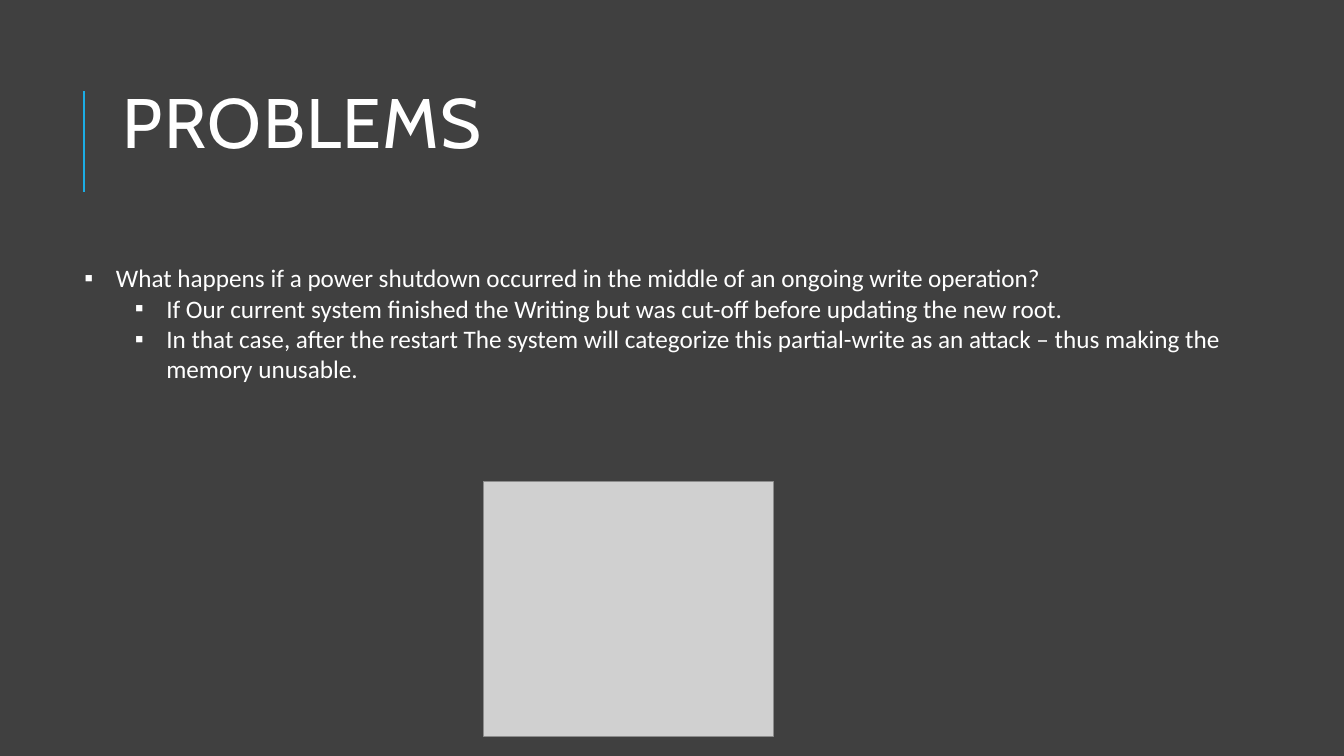
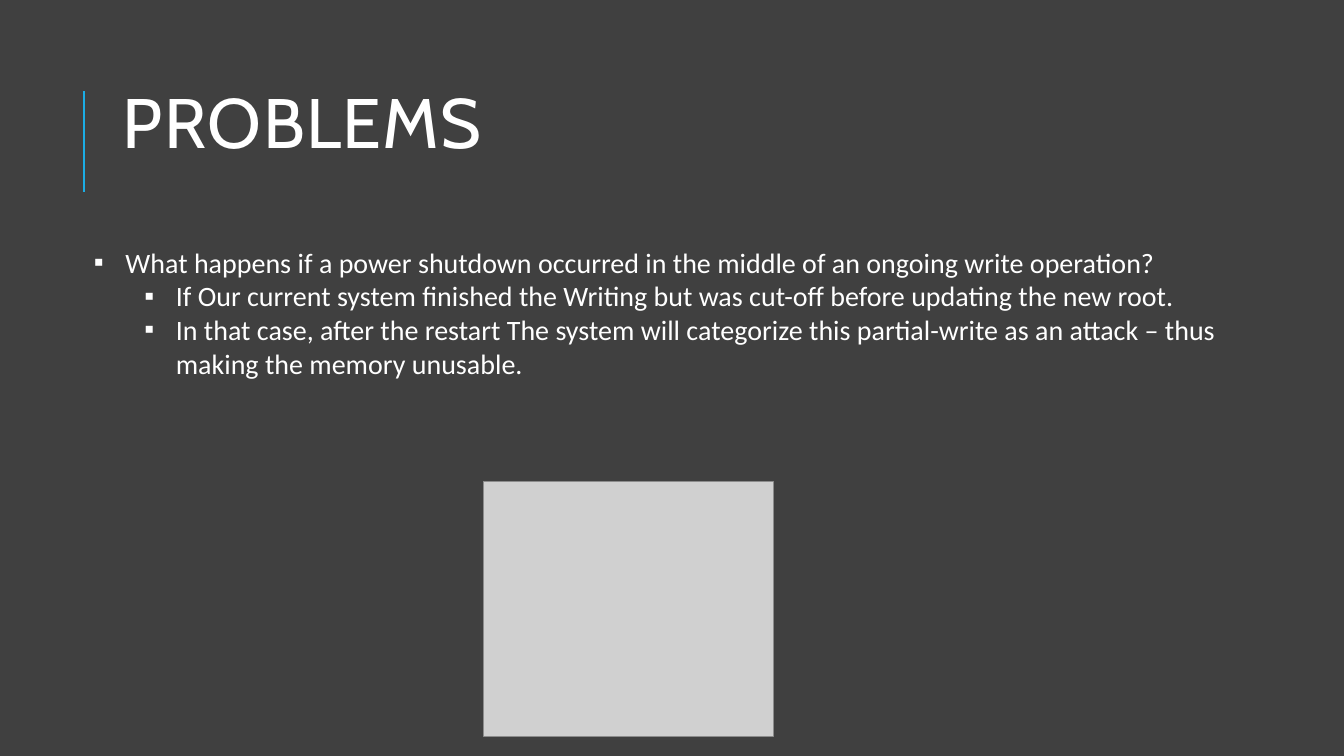
Before and after one commit to mahersanalla/IntegrityTree_, a slide deck: slide 14 of Integrity_Tree_updated.pptx. Drawn at 1344x756 pixels with LibreOffice and Linux fonts; fonts in the diff are those of the drawing; grey boxes stand for pictures. Boxes give left, top, right and bottom in pixels: in the first picture for what was removed or moved away, otherwise in the second. Text is boxed around its words. In the diff, an @@ line names an element or a change of style, - is before the commit and + after.

```diff
--- a/Integrity_Tree_updated.pptx
+++ b/Integrity_Tree_updated.pptx
@@ text "What happens if a power ..." moved from (x1=116, y1=269, x2=1219, y2=382) to (x1=125, y1=253, x2=1215, y2=379) @@
@@ text "What happens if a power ..." at (x1=125, y1=253, x2=1215, y2=379): size 18 to 20 pt @@
```
Also in this commit, not shown: 6 other slides changed, 3 slides added.
